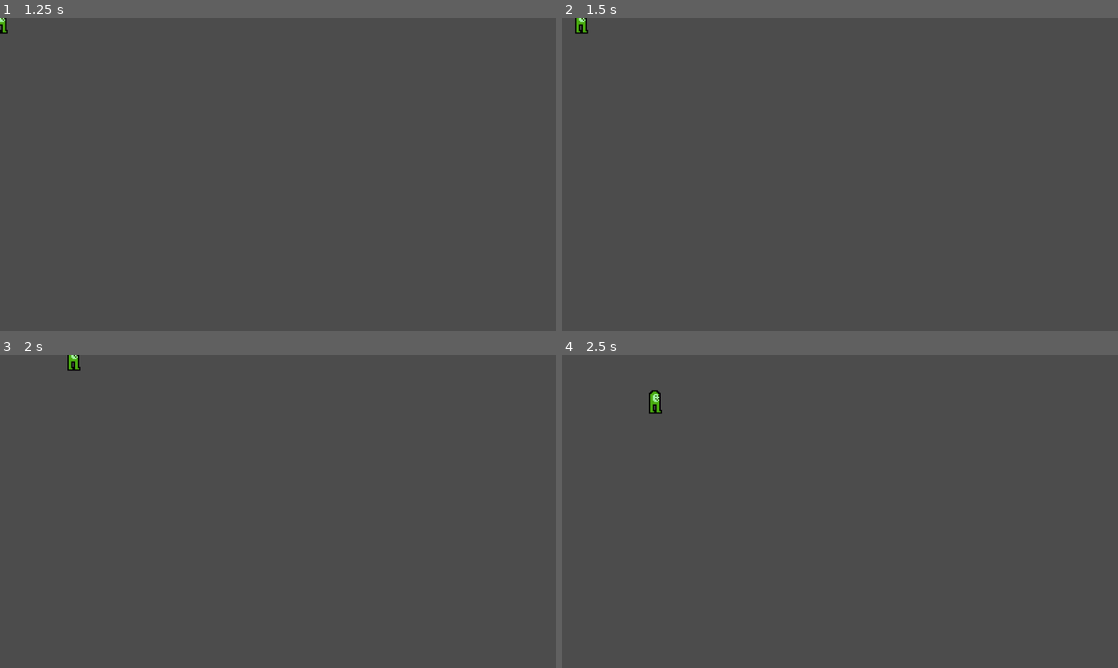
Above: before the commit, frames 1-4 (two rows, left to right).
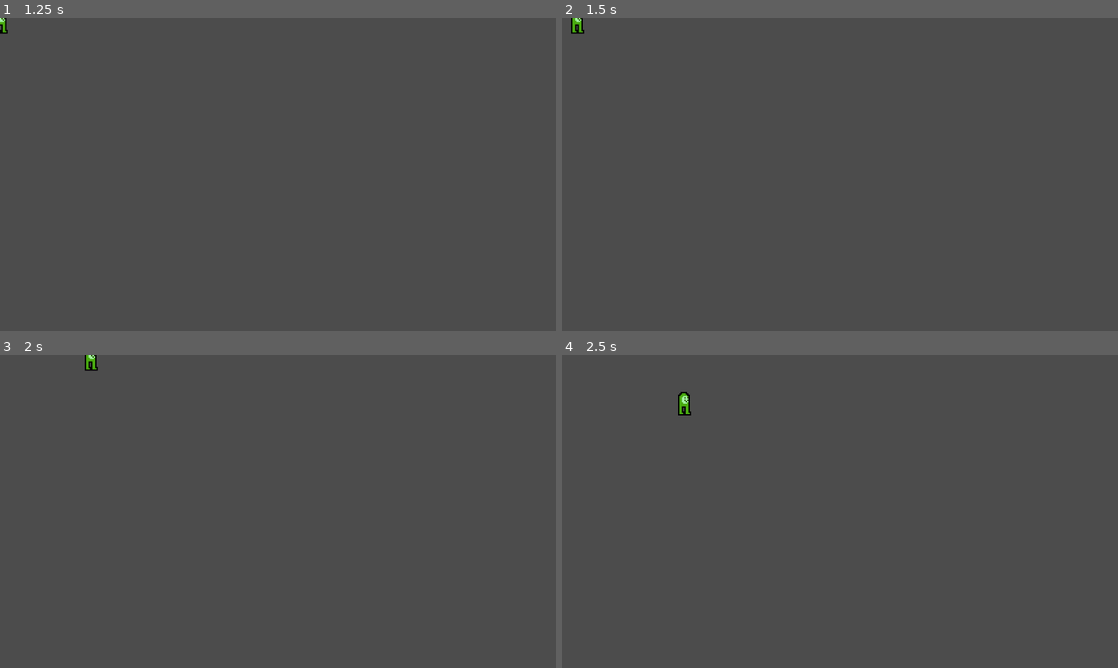
Above: after the commit, the same moments.

Repository: Socerest2/portal-combat
Game: Godot game, scene res://MainMenu.tscn
Same seed, same stepped clock (60 frames per second), same inputs: the game is played once before the commit and once after it.
Inputs:
- Up to frame 1 (1.25 s): click "Play" at 0.5 s
- Up to frame 2 (1.5 s): tap Enter at 1.25 s; hold Right (ui_right) from 1.28 s (still down)
- Up to frame 3 (2 s): keep holding Right (ui_right)
- Up to frame 4 (2.5 s): release Right (ui_right) at 2.03 s; hold Down (ui_down) from 2.03 s (still down)

Frame 1 is identical in both runs. In frame 2, 0.1% of the frame differs, in the area x 1-5%, y 0-6%; in frame 3, 0.2%; in frame 4, 0.3%, in the area x 15-24%, y 11-20%.

Commit message:
Fix speeds and deltas and change player collision

Diff:
--- a/BeenMove.gd
+++ b/BeenMove.gd
@@ -1,9 +1,9 @@
 extends KinematicBody2D
 
 
-const ACCELERATION = 50
-const MAX_SPEED = 250
-const FRICTION = 35 #Make a variable for velocity so it can be changed later.
+const ACCELERATION = 1500
+const MAX_SPEED = 350
+const FRICTION = 1750 #Make a variable for velocity so it can be changed later.
 var velocity = Vector2.ZERO
 
 #The following function checks inputs then changes player velocity on physics updates.
@@ -14,8 +14,7 @@
 	input_vector = input_vector.normalized()
 
 	if input_vector != Vector2.ZERO:
-		velocity += input_vector * ACCELERATION * delta
-		velocity = velocity.clamped(MAX_SPEED * delta)
+		velocity = velocity.move_toward(input_vector * MAX_SPEED, ACCELERATION * delta)
 	else:
 		velocity = velocity.move_toward(Vector2.ZERO, FRICTION * delta)
-	move_and_collide(velocity)
+	move_and_collide(velocity * delta)
--- a/Player.tscn
+++ b/Player.tscn
@@ -1,9 +1,14 @@
-[gd_scene load_steps=4 format=2]
+[gd_scene load_steps=5 format=2]
 
 [ext_resource path="res://BeenMove.gd" type="Script" id=1]
 [ext_resource path="res://Resources/Sprites/beensheet2.png" type="Texture" id=2]
 
 [sub_resource type="RectangleShape2D" id=1]
+extents = Vector2( 10, 6 )
+
+[sub_resource type="CapsuleShape2D" id=2]
+radius = 4.75781
+height = 4.539
 
 [node name="Node2D" type="Node2D"]
 
@@ -16,6 +21,10 @@
 hframes = 8
 
 [node name="CollisionShape2D" type="CollisionShape2D" parent="Been"]
-position = Vector2( 0.5, 3 )
+position = Vector2( 0.5, 6.57 )
 scale = Vector2( 0.8, 0.9 )
 shape = SubResource( 1 )
+
+[node name="CollisionShape2D2" type="CollisionShape2D" parent="Been"]
+position = Vector2( 0.5, 1 )
+shape = SubResource( 2 )
